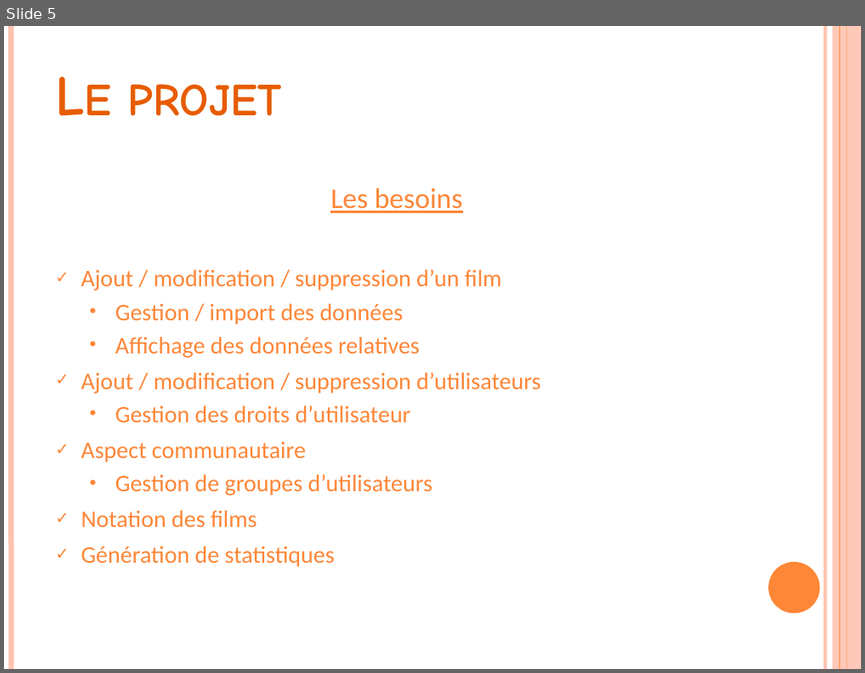
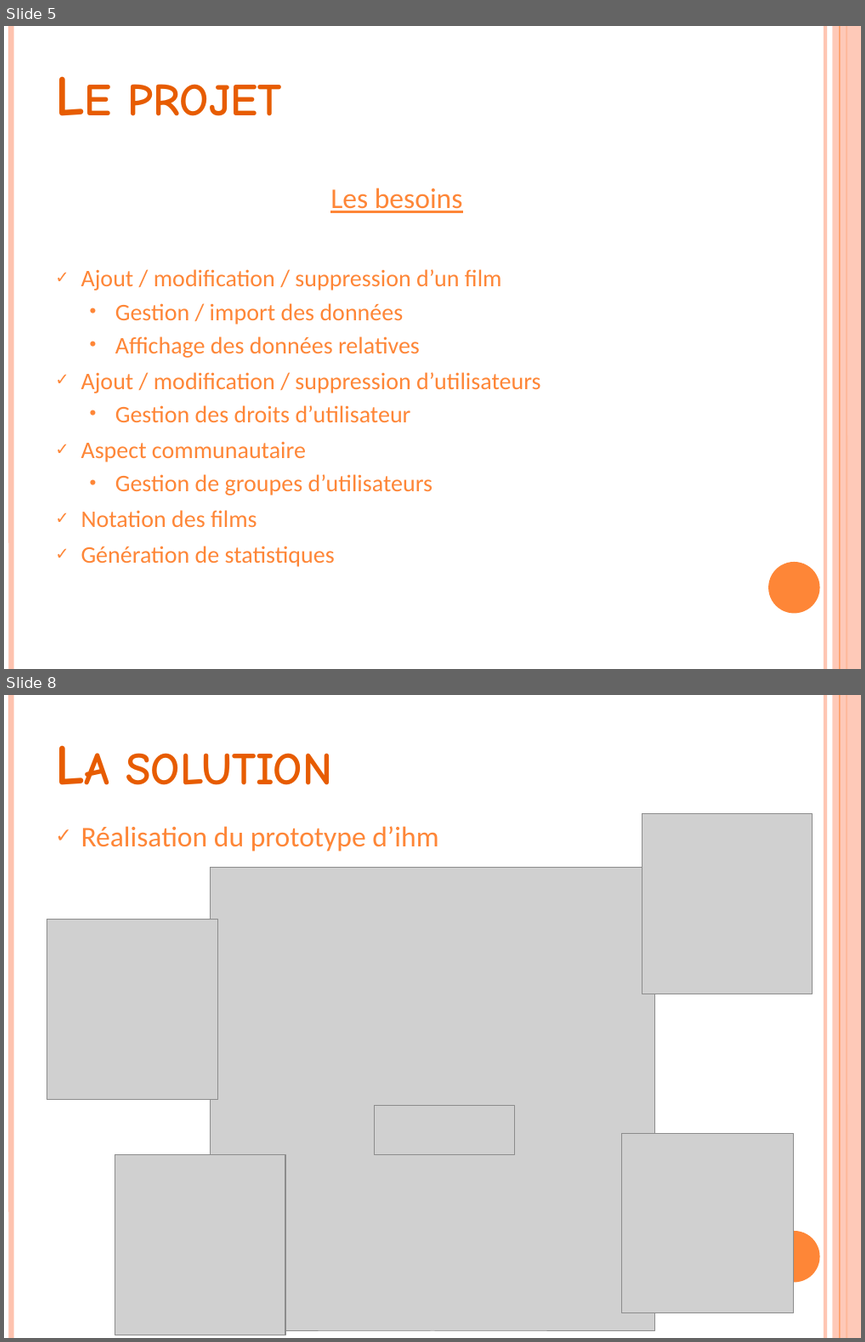
Before and after one commit to xxseric/allocine-de, a slide deck: Rapport/Stage de Licence Informatique.pptx. Shown one above the other, each under a label of ours: slide 5 before the commit, slides 5 and 8 after it; the slides between them are not shown. The pictures are 865x673 and 865x1342 pixels, drawn with LibreOffice and Linux fonts; fonts in the diff are those of the drawing; grey boxes stand for pictures. Boxes give left, top, right and bottom in pixels: in the first picture for what was removed or moved away, otherwise in the second. Text is boxed around its words. In the diff, an @@ line names an element or a change of style, - is before the commit and + after.

```diff
--- a/Rapport/Stage de Licence Informatique.pptx
+++ b/Rapport/Stage de Licence Informatique.pptx
@@ slide 8 added at box(4, 695, 861, 1338), background #FFFFFF; not listed: 6 template elements that a slide beside it also shows @@
@@ text added at box(126, 753, 333, 785), 48 pt, text #E75C01, bold, small capitals @@
+La solution
@@ picture added at box(642, 814, 812, 994) @@
@@ text added at box(81, 826, 438, 851), 24 pt, text #FE8637 @@
+✓ Réalisation du prototype d’ihm
@@ picture added at box(210, 868, 655, 1331) @@
@@ picture added at box(46, 919, 218, 1100) @@
@@ picture added at box(374, 1105, 514, 1154) @@
@@ picture added at box(621, 1133, 793, 1313) @@
@@ picture added at box(115, 1154, 286, 1334) @@
```
Also in this commit, not shown: 4 slides changed, 5 other slides added, 2 slides removed, 1 other file.
